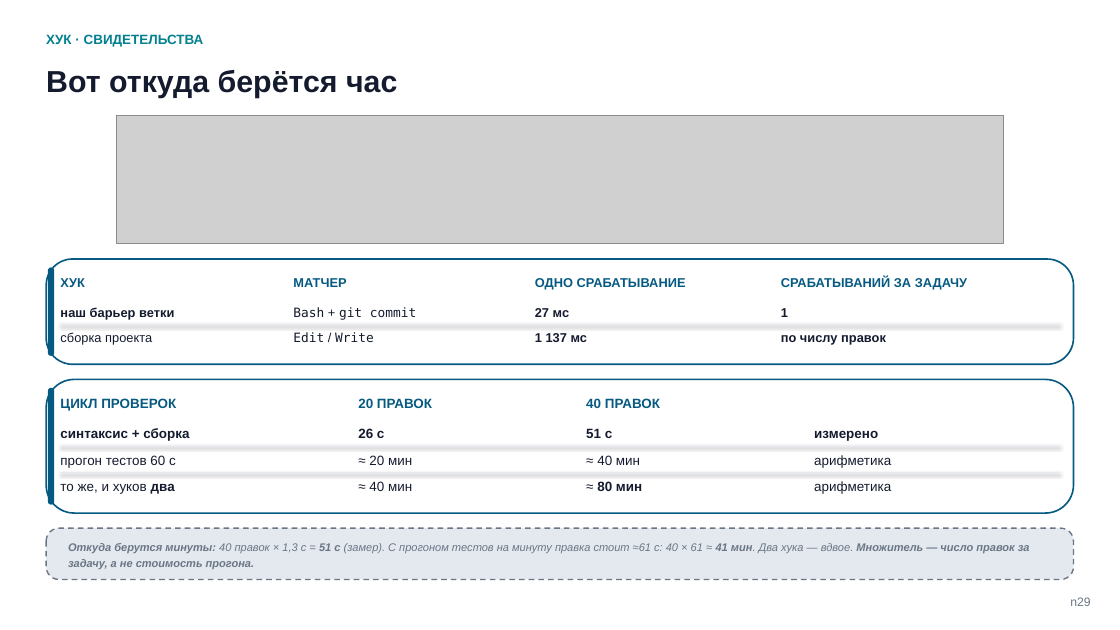
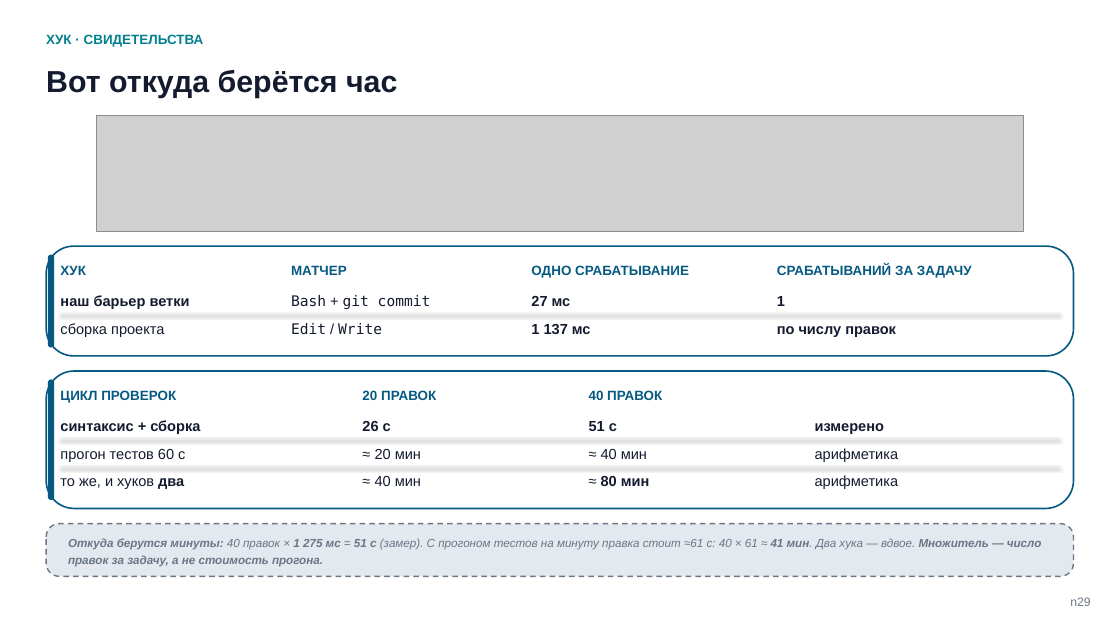
Before and after one commit to tellina-study/AI-usage-lessons, a slide deck: slide 32 of library/seminars/sem-05/rendered/sem-05.pptx (slide 31 before the commit). Drawn at 1120x630 pixels with LibreOffice and Linux fonts; fonts in the diff are those of the drawing; grey boxes stand for pictures. Boxes give left, top, right and bottom in pixels: in the first picture for what was removed or moved away, otherwise in the second. Text is boxed around its words. In the diff, an @@ line names an element or a change of style, - is before the commit and + after.

Commit message:
Заметки блока хуков стали речью, предел применимости второго кейса вернулся, подсветка с карты снята, расхождение 51/52 с закрыто #211

```diff
--- a/library/seminars/sem-05/rendered/sem-05.pptx
+++ b/library/seminars/sem-05/rendered/sem-05.pptx
@@ picture: place and size @@
-picture at bbox=[116, 115, 1003, 244]
+picture at bbox=[97, 115, 1023, 231]
@@ rounded rectangle: place and size @@
-rounded rectangle at bbox=[46, 259, 1074, 364]
+rounded rectangle at bbox=[46, 246, 1074, 356]
@@ rounded rectangle: place and size @@
-rounded rectangle at bbox=[48, 267, 54, 355]
+rounded rectangle at bbox=[48, 255, 54, 348]
@@ text "ХУК": place and size @@
-text "ХУК" at bbox=[60, 278, 84, 287]
+text "ХУК" at bbox=[60, 265, 85, 275]
@@ text "МАТЧЕР": place and size @@
-text "МАТЧЕР" at bbox=[293, 278, 346, 287]
+text "МАТЧЕР" at bbox=[291, 265, 347, 275]
@@ size 11 to 11.5 pt in 4 elements at bbox=[291, 265, 347, 275], bbox=[60, 265, 85, 275], bbox=[777, 264, 972, 278], bbox=[531, 265, 689, 278] @@
@@ text "ОДНО СРАБАТЫВАНИЕ": place and size @@
-text "ОДНО СРАБАТЫВАНИЕ" at bbox=[535, 278, 686, 290]
+text "ОДНО СРАБАТЫВАНИЕ" at bbox=[531, 265, 689, 278]
@@ text "СРАБАТЫВАНИЙ ЗА ЗАДАЧУ": place and size @@
-text "СРАБАТЫВАНИЙ ЗА ЗАДАЧУ" at bbox=[781, 277, 967, 290]
+text "СРАБАТЫВАНИЙ ЗА ЗАДАЧУ" at bbox=[777, 264, 972, 278]
@@ size 11 to 12.5 pt in 8 elements at bbox=[291, 323, 382, 335], bbox=[60, 323, 164, 337], bbox=[777, 326, 896, 337], bbox=[531, 324, 591, 334], bbox=[291, 295, 431, 309], bbox=[60, 295, 190, 309], bbox=[777, 296, 785, 306], bbox=[531, 296, 571, 306] @@
@@ text "27 мс": place and size @@
-text "27 мс" at bbox=[535, 308, 569, 317]
+text "27 мс" at bbox=[531, 296, 571, 306]
@@ text "1": place and size @@
-text "1" at bbox=[781, 308, 788, 317]
+text "1" at bbox=[777, 296, 785, 306]
@@ 5 texts, 1 line: place and size @@
-5 texts, 1 line at bbox=[60, 307, 1060, 441]
+5 texts, 1 line at bbox=[60, 295, 1060, 434]
@@ text "1 137 мс": place and size @@
-text "1 137 мс" at bbox=[535, 333, 587, 342]
+text "1 137 мс" at bbox=[531, 324, 591, 334]
@@ text "по числу правок": place and size @@
-text "по числу правок" at bbox=[781, 335, 886, 345]
+text "по числу правок" at bbox=[777, 326, 896, 337]
@@ rounded rectangle: place and size @@
-rounded rectangle at bbox=[46, 380, 1074, 513]
+rounded rectangle at bbox=[46, 371, 1074, 509]
@@ rounded rectangle at bbox=[46, 371, 1074, 509]: proportions changed @@
@@ rounded rectangle: place and size @@
-rounded rectangle at bbox=[48, 388, 54, 505]
+rounded rectangle at bbox=[48, 380, 54, 501]
@@ text "ЦИКЛ ПРОВЕРОК": place and size @@
-text "ЦИКЛ ПРОВЕРОК" at bbox=[60, 398, 176, 411]
+text "ЦИКЛ ПРОВЕРОК" at bbox=[60, 390, 176, 403]
@@ text "синтаксис + сборка": place and size @@
-text "синтаксис + сборка" at bbox=[60, 428, 189, 441]
+text "синтаксис + сборка" at bbox=[60, 420, 200, 434]
@@ size 11.5 to 12.5 pt in 12 elements at bbox=[815, 475, 899, 489], bbox=[601, 476, 650, 486], bbox=[815, 448, 899, 462], bbox=[60, 478, 184, 489], bbox=[375, 476, 421, 486], bbox=[815, 423, 884, 434], bbox=[601, 449, 647, 459], bbox=[589, 421, 617, 431], bbox=[60, 449, 185, 462], bbox=[375, 449, 421, 459], bbox=[60, 420, 200, 434], bbox=[362, 421, 391, 431] @@
@@ 4 texts: place and size @@
-4 texts at bbox=[358, 398, 660, 438]
+4 texts at bbox=[362, 390, 662, 431]
@@ 2 lines, 1 text, 1 rounded rectangle: place and size @@
-2 lines, 1 text, 1 rounded rectangle at bbox=[46, 446, 1074, 580]
+2 lines, 1 text, 1 rounded rectangle at bbox=[46, 439, 1074, 576]
@@ text at bbox=[68, 538, 1042, 567]: text changed; size 9.5 to 10 pt; bold on @@
-Откуда берутся минуты: 40 правок × 1,3 с = 51 с (замер). С прогоном тестов на минуту правка стоит ≈61 с: 40 × 61 ≈ 41 мин. Два хука — вдвое. Множитель — число правок за задачу, а не стоимость прогона.
+Откуда берутся минуты: 40 правок × 1 275 мс = 51 с (замер). С прогоном тестов на минуту правка стоит ≈61 с: 40 × 61 ≈ 41 мин. Два хука — вдвое. Множитель — число правок за задачу, а не стоимость прогона.
```
Also in this commit, not shown: 6 other slides changed, 1 slide added, 21 other files.
